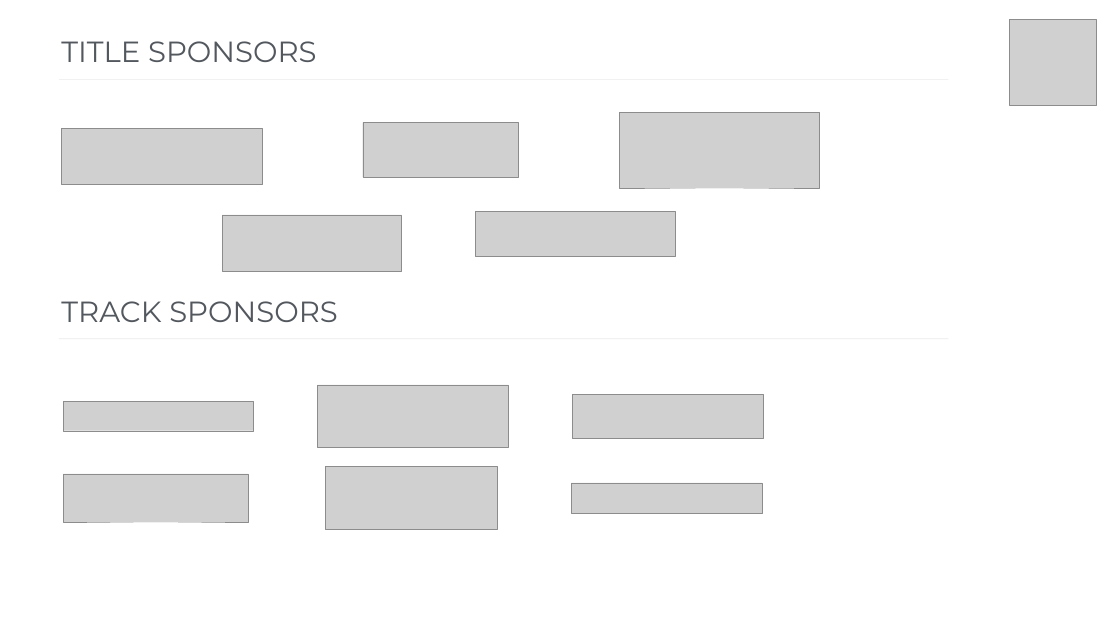
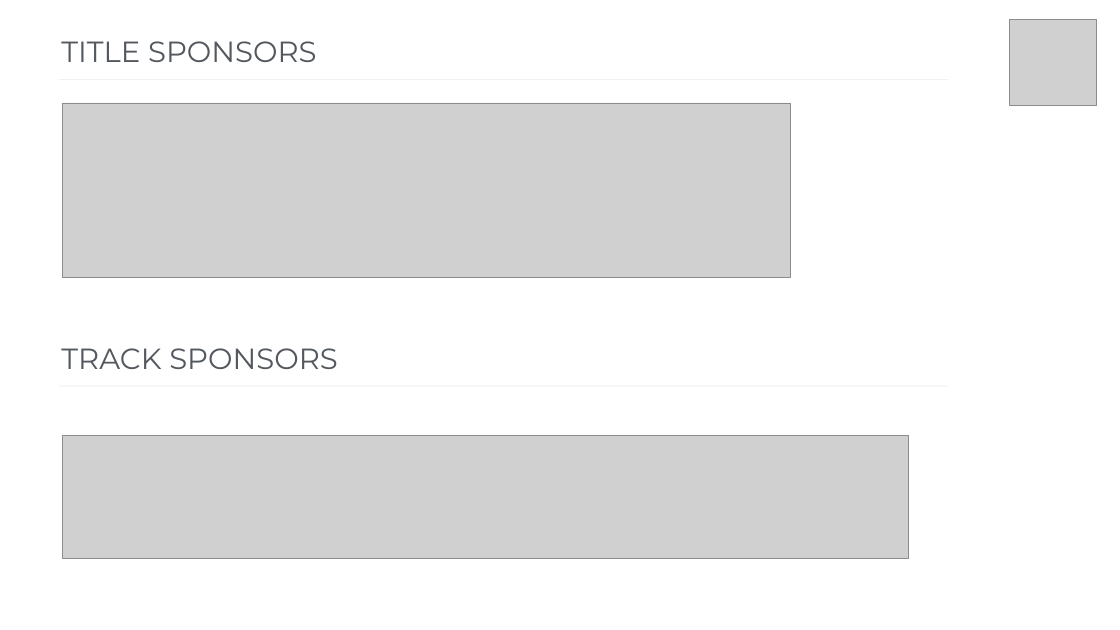
Before and after one commit to s0rta/dsw-site, a slide deck: slide 6 of public/media_assets/DSW17_TEMPLATE 16_9.pptx. Drawn at 1120x630 pixels with LibreOffice and Linux fonts; fonts in the diff are those of the drawing; grey boxes stand for pictures. Boxes give left, top, right and bottom in pixels: in the first picture for what was removed or moved away, otherwise in the second. Text is boxed around its words. In the diff, an @@ line names an element or a change of style, - is before the commit and + after.

```diff
--- a/public/media_assets/DSW17_TEMPLATE 16_9.pptx
+++ b/public/media_assets/DSW17_TEMPLATE 16_9.pptx
@@ picture added at bbox=[62, 103, 790, 277] @@
@@ group removed at bbox=[61, 112, 820, 271]: 5 pictures @@
@@ text "TRACK SPONSORS": place and size @@
-text "TRACK SPONSORS" at bbox=[61, 301, 338, 322]
+text "TRACK SPONSORS" at bbox=[61, 348, 338, 369]
@@ line moved from (59, 339) - (948, 339) to (59, 386) - (948, 386) @@
@@ picture added at bbox=[62, 435, 908, 558] @@
@@ group removed at bbox=[63, 385, 763, 530]: 6 pictures @@
```
Also in this commit, not shown: 1 other slide changed, 3 other files.
